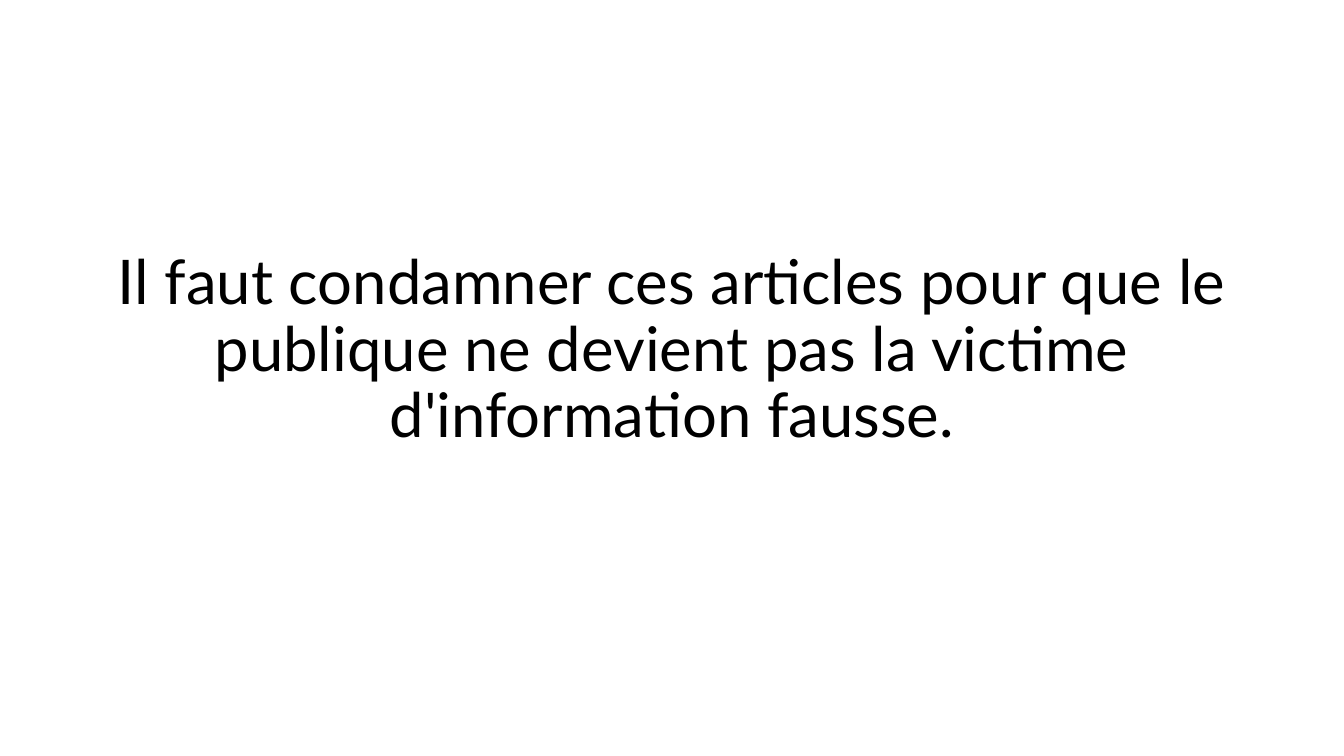
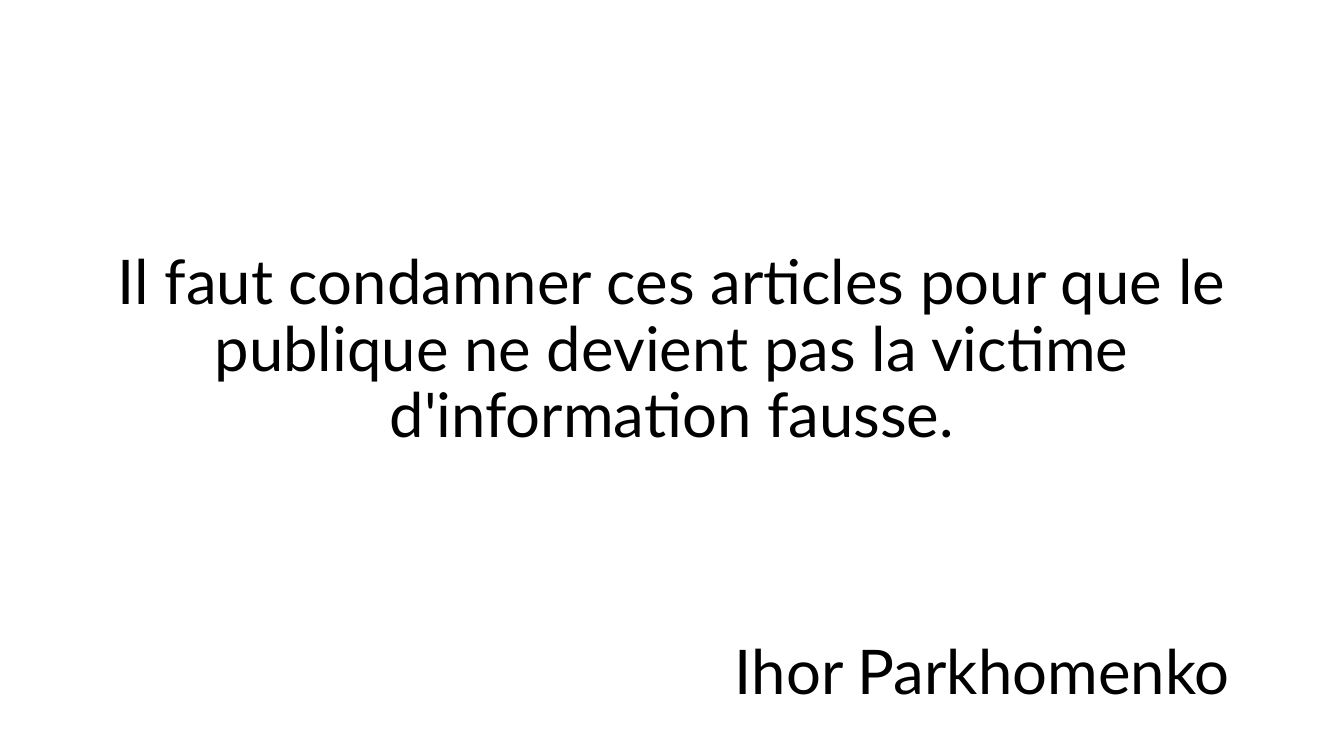
Before and after one commit to Ihor16/carnet-de-bord, a slide deck: slide 4 of fren-302/La presse à scandale doit être condamnée.pptx. Drawn at 1344x756 pixels with LibreOffice and Linux fonts; fonts in the diff are those of the drawing. Boxes give left, top, right and bottom in pixels: in the first picture for what was removed or moved away, otherwise in the second. Text is boxed around its words. In the diff, an @@ line names an element or a change of style, - is before the commit and + after.

Commit message:
ajouté mon nom à la présentation

```diff
--- a/fren-302/La presse à scandale doit être condamnée.pptx
+++ b/fren-302/La presse à scandale doit être condamnée.pptx
@@ text added at (x1=735, y1=648, x2=1230, y2=695), 44 pt, text #000000 @@
+Ihor Parkhomenko
```
Also in this commit, not shown: 1 other file.
